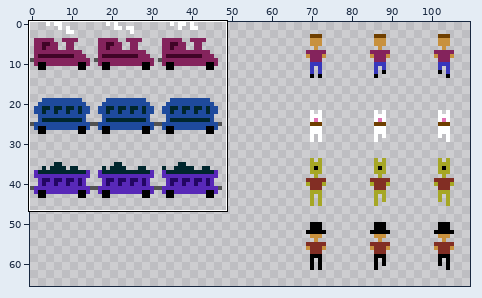
Sprite sheet -- content/objects.png. Above: a wide view before the commit, with the close-up outlined.
Close-up. The starting point:
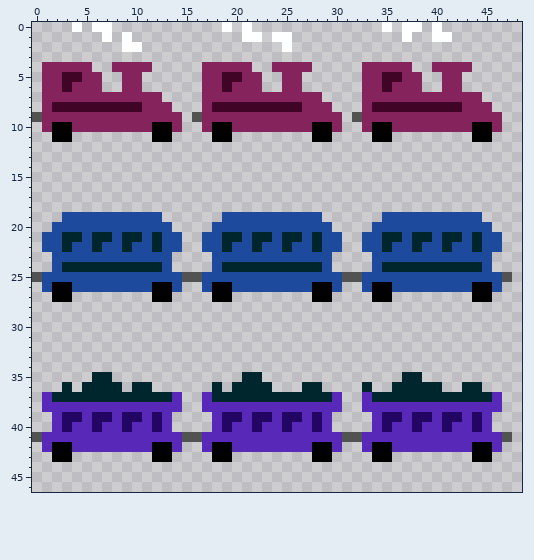
The file is 128x128 pixels. Shown: x 0..48, y 0..46. The wide view leaves out empty margins.
Once edited:
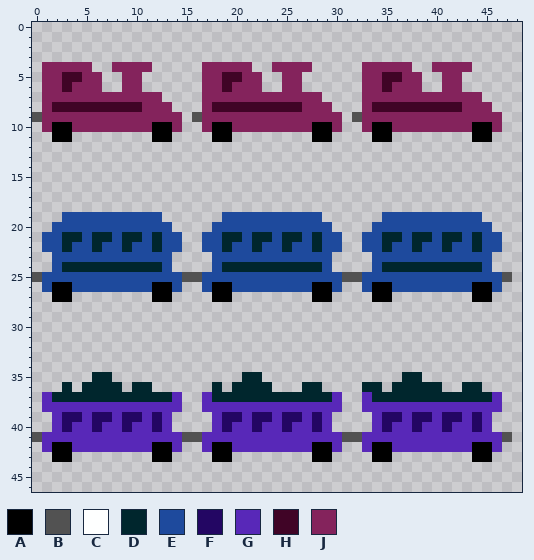
Palette (. is transparent): A #000000  B #525252  C #feffff  D #00262d  E #1e4a9d  F #230663  G #5828b8  H #400426  J #84235c
Edits made:
{"y":0,"x":4,"old":"C","new":"."}
{"y":0,"x":6,"old":"CC","new":".."}
{"y":0,"x":19,"old":"C","new":"."}
{"y":0,"x":21,"old":"C","new":"."}
{"y":0,"x":35,"old":"C","new":"."}
{"y":0,"x":37,"old":"CC","new":".."}
{"y":0,"x":40,"old":"C","new":"."}
{"y":1,"x":7,"old":"C","new":"."}
{"y":1,"x":9,"old":"C","new":"."}
{"y":1,"x":21,"old":"CC","new":".."}
{"y":1,"x":24,"old":"CC","new":".."}
{"y":1,"x":37,"old":"C","new":"."}
{"y":1,"x":40,"old":"CC","new":".."}
{"y":2,"x":9,"old":"CC","new":".."}
{"y":2,"x":25,"old":"C","new":"."}
{"y":36,"x":34,"old":".","new":"D"}
{"label":"erased","picture_box":[72,22,142,52]}
{"label":"erased","picture_box":[222,22,292,52]}
{"label":"erased","picture_box":[382,22,452,42]}
{"label":"added","picture_box":[372,382,382,392]}
